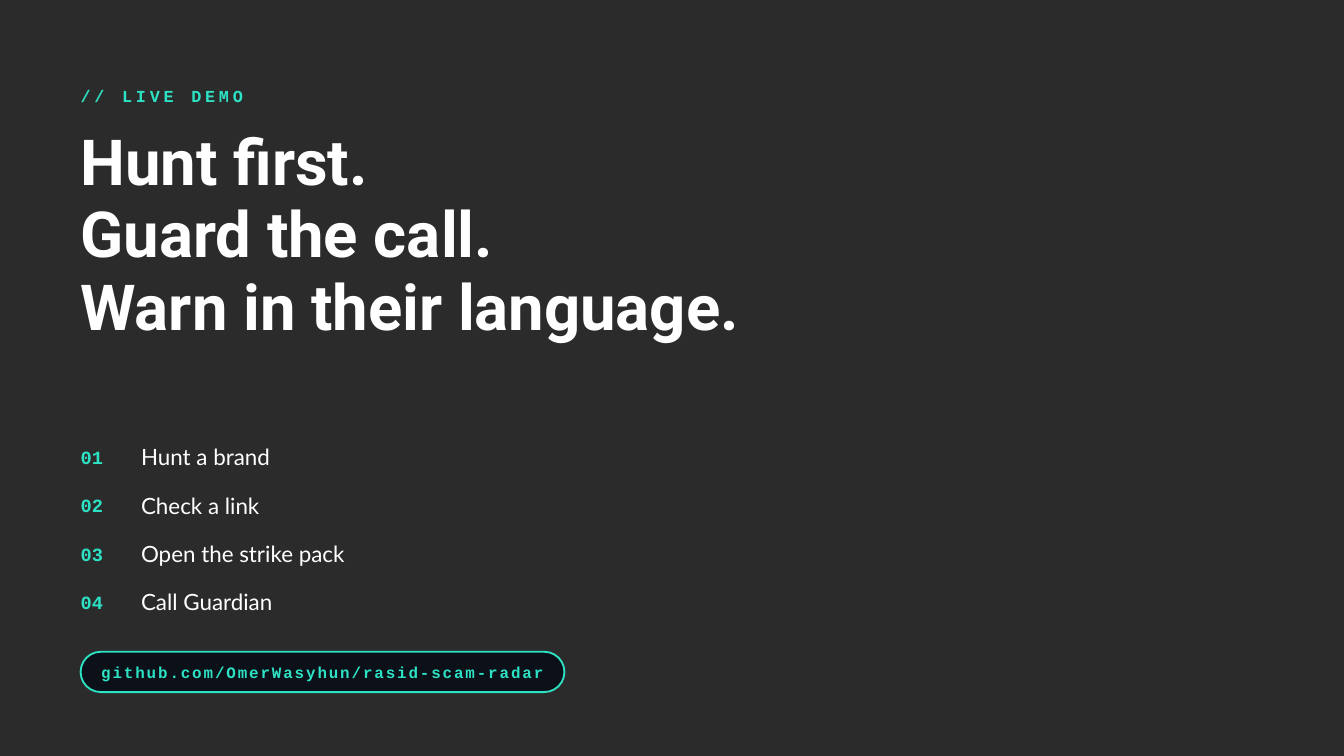
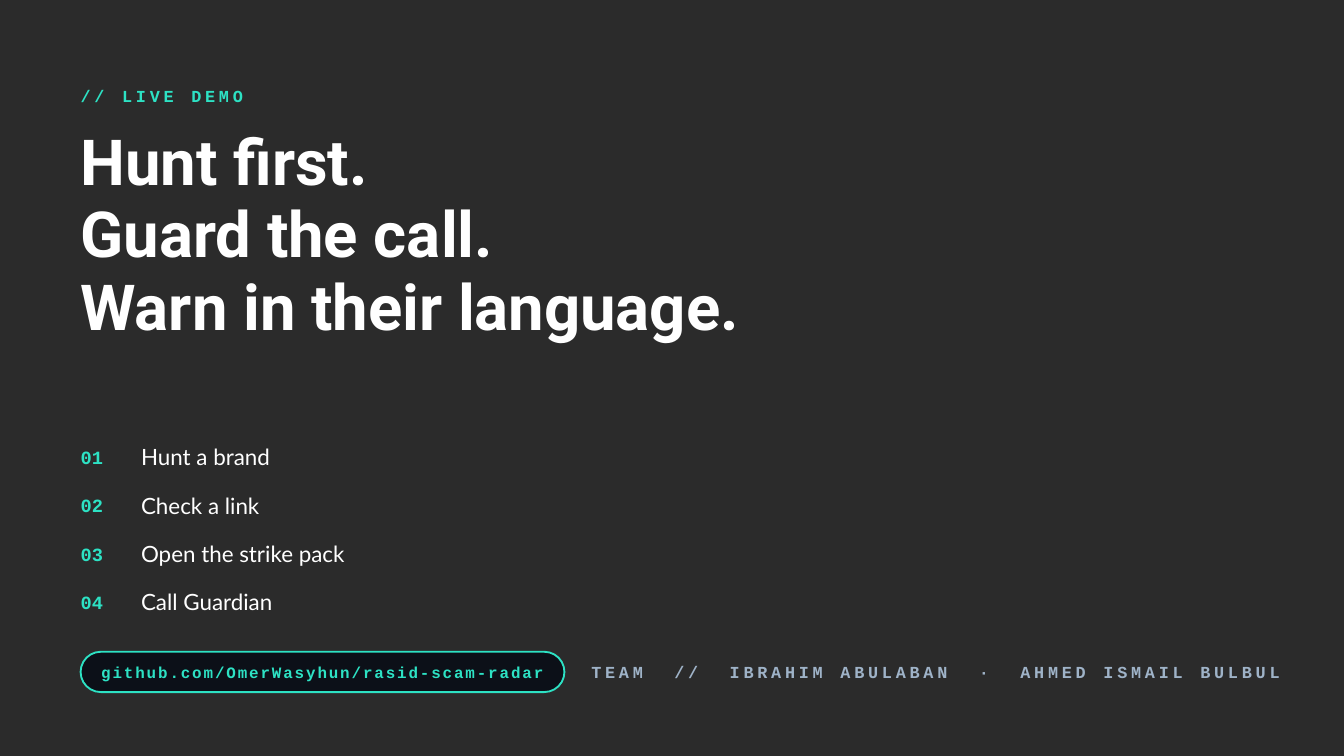
Before and after one commit to OmerWasyhun/rasid-scam-radar, a slide deck: slide 11 of RASID-ScamShield-pitch.pptx. Drawn at 1344x756 pixels with LibreOffice and Linux fonts; fonts in the diff are those of the drawing; background and template pictures are left out; a plain dark background stands for a picture behind light text. Boxes give left, top, right and bottom in pixels: in the first picture for what was removed or moved away, otherwise in the second. Text is boxed around its words. In the diff, an @@ line names an element or a change of style, - is before the commit and + after.

```diff
--- a/RASID-ScamShield-pitch.pptx
+++ b/RASID-ScamShield-pitch.pptx
@@ text added at box(591, 667, 1279, 678), 9 pt, text #9FB3C8, bold @@
+TEAM // IBRAHIM ABULABAN · AHMED ISMAIL BULBUL
```
Also in this commit, not shown: 1 other slide changed, 3 other files.
